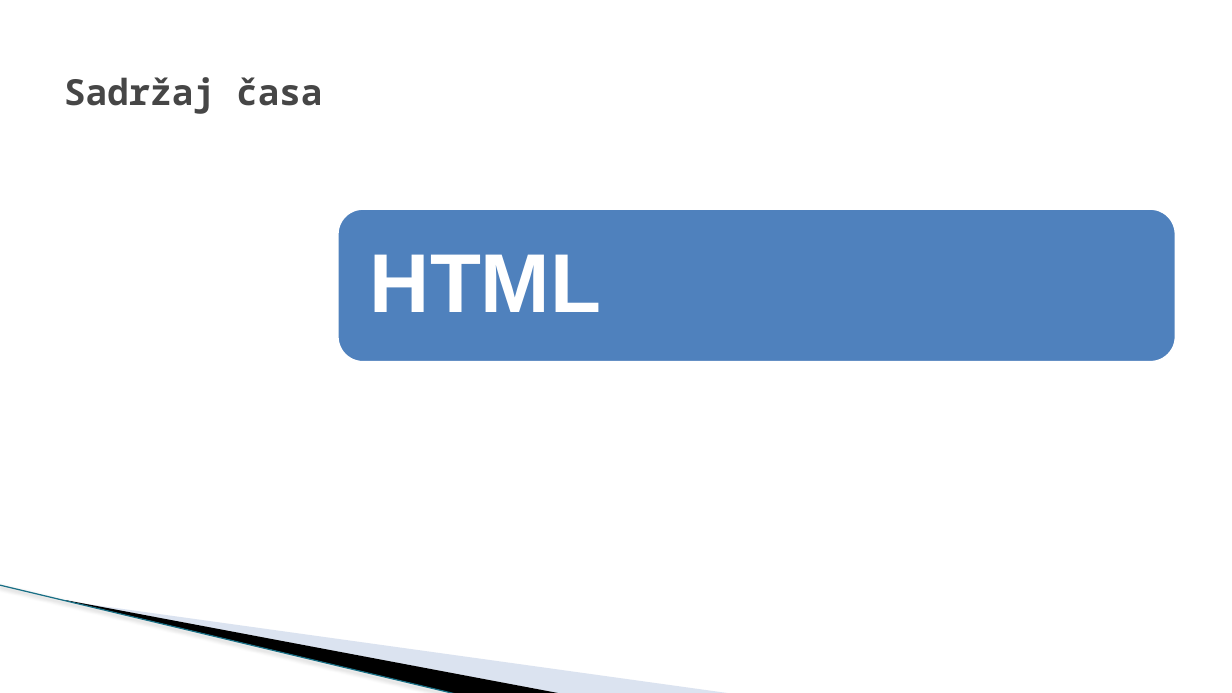
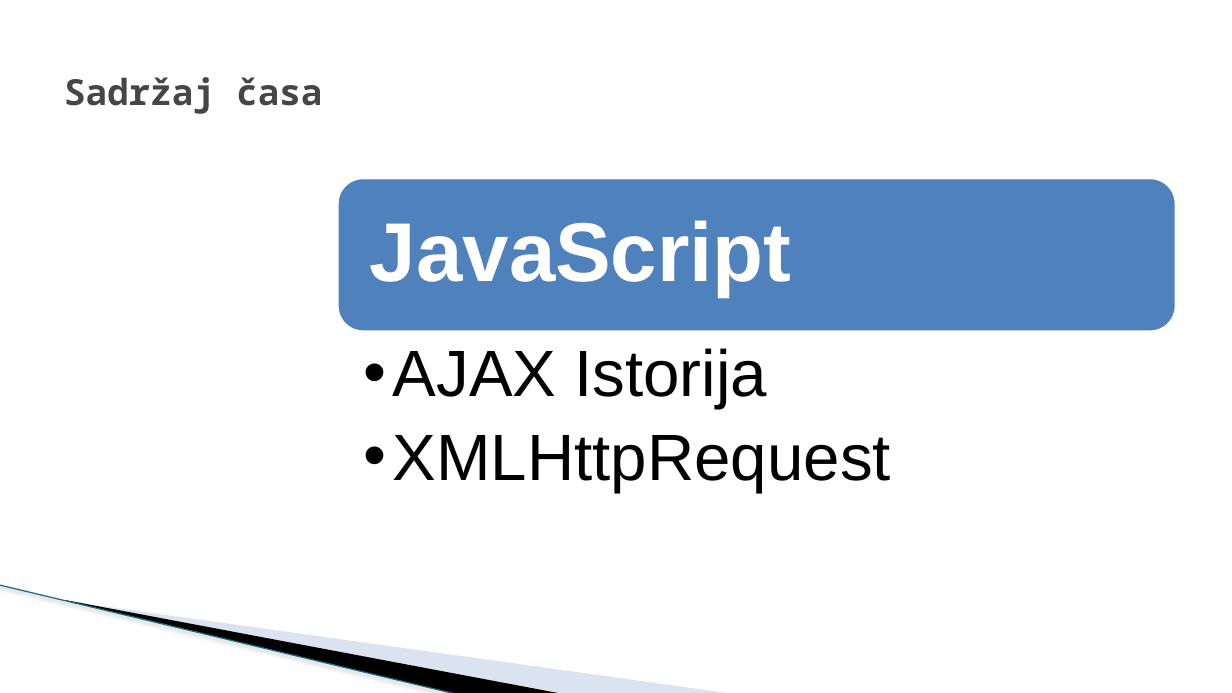
Before and after one commit to todalexcode/kurs-front-end, a slide deck: slide 2 of sesija-26/PPT/Front-End Developer-26.pptx. Drawn at 1232x693 pixels with LibreOffice and Linux fonts; fonts in the diff are those of the drawing; background and template pictures are left out. Boxes give left, top, right and bottom in pixels: in the first picture for what was removed or moved away, otherwise in the second. Text is boxed around its words. In the diff, an @@ line names an element or a change of style, - is before the commit and + after.

```diff
--- a/sesija-26/PPT/Front-End Developer-26.pptx
+++ b/sesija-26/PPT/Front-End Developer-26.pptx
@@ rounded rectangle: place and size @@
-rounded rectangle at [337, 209, 1177, 362]
+rounded rectangle at [337, 178, 1177, 332]
@@ text added at [370, 220, 792, 296], 65 pt, text #FFFFFF, bold @@
+JavaScript
@@ text removed at [370, 254, 601, 312] @@
-HTML
@@ text added at [393, 348, 891, 492], 51 pt, text #000000 @@
+  •• AJAX Istorija
+  •• XMLHttpRequest
```
Also in this commit, not shown: 1 other slide changed, 2 slides added, 1 slide removed, 3 other files.
